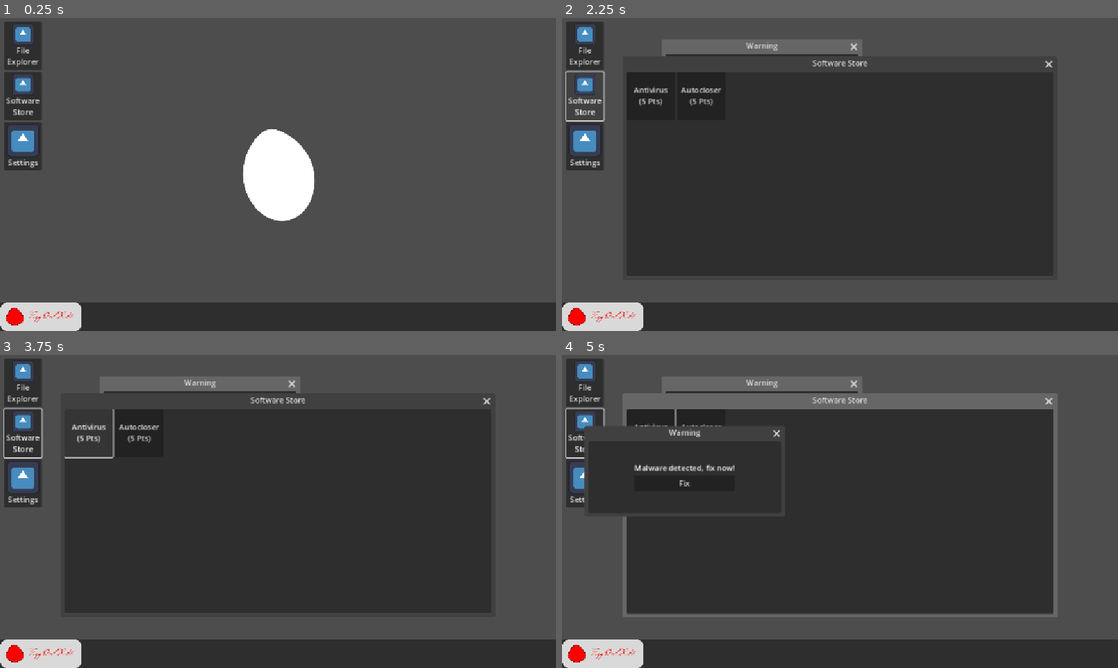
Above: before the commit, frames 1-4 (two rows, left to right).
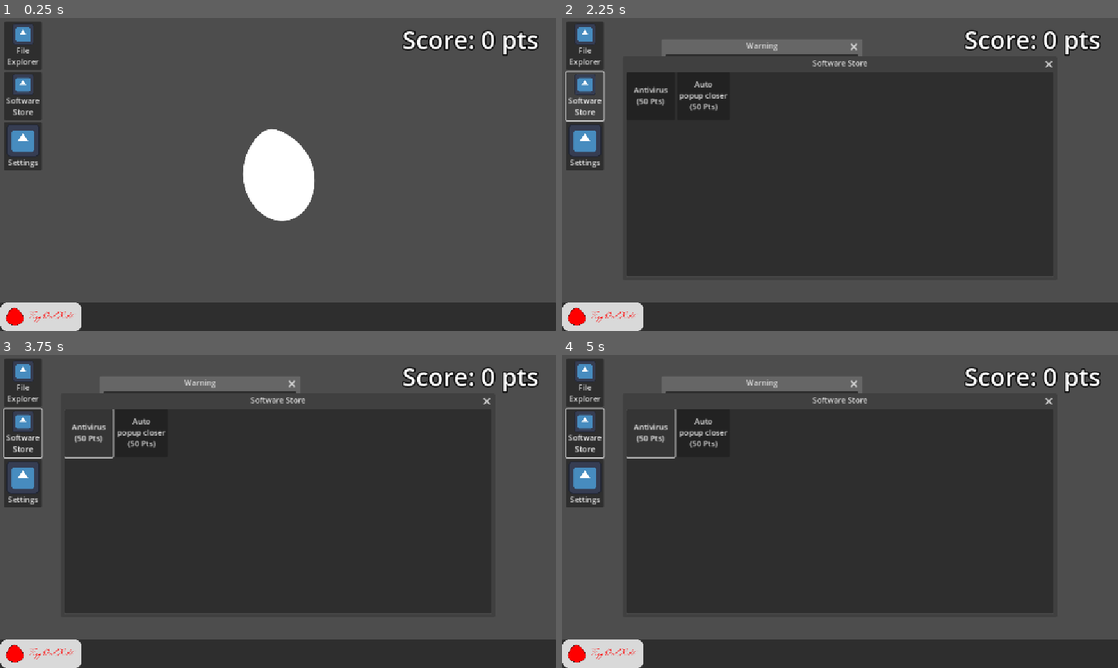
Above: after the commit, the same moments.

Repository: HA-Synchro/VirusControl
Game: Godot game, scene res://scenes/main.tscn
Same seed, same stepped clock (60 frames per second), same inputs: the game is played once before the commit and once after it. The engine's default icon, where the game draws it, is replaced by a stand-in: a white triangle on a blue panel in a dark square.
Inputs (mouse positions are in pixels of both pictures, inside the frame that each line leads up to):
- Up to frame 1 (0.25 s): no input
- Up to frame 2 (2.25 s): click (612, 315) at 0.5 s; click "File Explorer" at 1.25 s; click "Software Store" at 2 s
- Up to frame 3 (3.75 s): click "Fix" at 2.75 s; click (88, 433) at 3.5 s, where only the run before the commit has a clickable "Antivirus (5 Pts)"
- Up to frame 4 (5 s): click (650, 433) at 4.25 s, where only the run after the commit has a clickable "Antivirus (50 Pts)"

The runs differ from the first frame. In frame 1, 0.9% of the frame differs, in the area x 72-97%, y 4-13%; in frame 2, 1.3%; in frame 3, 1.3%; in frame 4, 8.6%, in the area x 4-97%, y 4-84%.

Commit message:
Store Upgrades Draft

Diff:
--- a/project.godot
+++ b/project.godot
@@ -15,6 +15,10 @@
 config/features=PackedStringArray("4.4")
 config/icon="res://icon.svg"
 
+[autoload]
+
+Global="*res://scripts/autoloads/Global.gd"
+
 [display]
 
 window/stretch/mode="canvas_items"
--- a/scenes/main.tscn
+++ b/scenes/main.tscn
@@ -9,6 +9,11 @@
 [ext_resource type="Texture2D" uid="uid://qs0d0i6gckum" path="res://assets/egg-os-rekt-hovered.png" id="4_jyhfs"]
 [ext_resource type="Texture2D" uid="uid://c44lx7uwvcmr3" path="res://assets/egg-os-pressed.png" id="4_tbgi4"]
 [ext_resource type="Texture2D" uid="uid://d3rdiyojb2uu4" path="res://icon.svg" id="6_tefeu"]
+
+[sub_resource type="LabelSettings" id="LabelSettings_85g3d"]
+font_size = 51
+outline_size = 10
+outline_color = Color(0, 0, 0, 1)
 
 [node name="Main" type="Control"]
 layout_mode = 3
@@ -42,12 +47,18 @@
 autostart = true
 
 [node name="SpawnArea" type="ReferenceRect" parent="."]
-visible = false
-layout_mode = 0
-offset_left = 256.0
-offset_top = 192.0
-offset_right = 832.0
-offset_bottom = 448.0
+layout_mode = 1
+anchors_preset = 8
+anchor_left = 0.5
+anchor_top = 0.5
+anchor_right = 0.5
+anchor_bottom = 0.5
+offset_left = -288.0
+offset_top = -128.0
+offset_right = 288.0
+offset_bottom = 128.0
+grow_horizontal = 2
+grow_vertical = 2
 border_color = Color(0.0507812, 0.555054, 1, 1)
 border_width = 4.0
 
@@ -114,6 +125,19 @@
 offset_right = 40.0
 offset_bottom = 40.0
 
+[node name="ScoreLabel" type="Label" parent="."]
+layout_mode = 1
+anchors_preset = 1
+anchor_left = 1.0
+anchor_right = 1.0
+offset_left = -319.0
+offset_top = 8.0
+offset_right = -8.0
+offset_bottom = 78.0
+grow_horizontal = 0
+text = "Score: 00 pts"
+label_settings = SubResource("LabelSettings_85g3d")
+
 [connection signal="timeout" from="WindowSpawnDelay" to="." method="_on_window_spawn_delay_timeout"]
 [connection signal="timeout" from="AutocloseDelay" to="." method="_on_autoclose_delay_timeout"]
 [connection signal="pressed" from="DesktopItems/FileExplorer" to="." method="_on_file_explorer_pressed"]
--- a/scenes/software_store.tscn
+++ b/scenes/software_store.tscn
@@ -21,16 +21,19 @@
 theme_override_constants/v_separation = 5
 columns = 6
 
-[node name="ShopItem" type="Button" parent="PanelContainer/GridContainer"]
+[node name="Antivirus" type="Button" parent="PanelContainer/GridContainer"]
 custom_minimum_size = Vector2(100, 100)
 layout_mode = 2
 text = "Antivirus
-(5 Pts)"
+(50 Pts)"
 
-[node name="ShopItem2" type="Button" parent="PanelContainer/GridContainer"]
+[node name="PopupCloser" type="Button" parent="PanelContainer/GridContainer"]
 custom_minimum_size = Vector2(100, 100)
 layout_mode = 2
-text = "Autocloser
-(5 Pts)"
+text = "Auto
+popup closer
+(50 Pts)"
 
 [connection signal="close_requested" from="." to="." method="_on_close_requested"]
+[connection signal="pressed" from="PanelContainer/GridContainer/Antivirus" to="." method="on_item_clicked" binds= [0, "antivirus_activated"]]
+[connection signal="pressed" from="PanelContainer/GridContainer/PopupCloser" to="." method="on_item_clicked" binds= [1, "autoclose_ability_activated"]]
--- /dev/null
+++ b/scripts/autoloads/Global.gd
@@ -0,0 +1,9 @@
+extends Node
+
+var score: int = 0
+
+var antivirus_activated: bool = false
+var autoclose_ability_activated: bool = false
+
+func increase_score(amount: int) -> void:
+	score += amount
--- a/scripts/error_window.gd
+++ b/scripts/error_window.gd
@@ -7,6 +7,7 @@
 	label.text = error_messages.pick_random()
 
 func close_window() -> void:
+	Global.increase_score(5)
 	var tween = create_tween()
 	tween.tween_property(self, "size", Vector2i.ZERO, 0.1)
 	await tween.finished
--- a/scripts/main.gd
+++ b/scripts/main.gd
@@ -4,21 +4,26 @@
 @export var file_explorer_scene: PackedScene
 @export var software_store_scene: PackedScene
 
-@export var autoclose_activated: bool = false
+var can_spawn_virus: bool = true
 
 @onready var spawn_area: ReferenceRect = $SpawnArea
 @onready var virus_popups: Control = $VirusPopups
 @onready var autoclose_delay: Timer = $AutocloseDelay
+@onready var score_label: Label = $ScoreLabel
+
+func _process(delta: float) -> void:
+	score_label.text = "Score: %d pts" % Global.score
 
 func create_new_window() -> void:
-	var error_window_instance: Window = error_window_scene.instantiate()
-	error_window_instance.size = Vector2.ZERO
-	var random_position_x = randf_range(spawn_area.pivot_offset.x, spawn_area.size.x)
-	var random_position_y = randf_range(spawn_area.pivot_offset.y, spawn_area.size.y)
-	var tween = create_tween()
-	tween.tween_property(error_window_instance, "size", Vector2i(400, 150), 0.1)
-	error_window_instance.position = Vector2(random_position_x, random_position_y)
-	virus_popups.add_child(error_window_instance)
+	if not Global.antivirus_activated:
+		var error_window_instance: Window = error_window_scene.instantiate()
+		error_window_instance.size = Vector2.ZERO
+		var random_position_x = randf_range(spawn_area.pivot_offset.x, spawn_area.size.x)
+		var random_position_y = randf_range(spawn_area.pivot_offset.y, spawn_area.size.y)
+		var tween = create_tween()
+		tween.tween_property(error_window_instance, "size", Vector2i(400, 150), 0.1)
+		error_window_instance.position = Vector2(random_position_x, random_position_y)
+		virus_popups.add_child(error_window_instance)
 
 func remove_popups_automatically() -> void:
 	if virus_popups.get_child_count() > 0:
@@ -44,6 +49,6 @@
 	add_child(software_store_instance)
 
 func _on_autoclose_delay_timeout() -> void:
-	if autoclose_activated:
+	if Global.autoclose_ability_activated:
 		if virus_popups.get_child_count() > 0:
 			virus_popups.get_child(0).close_window()
--- a/scripts/software_store.gd
+++ b/scripts/software_store.gd
@@ -6,3 +6,6 @@
 	tween.tween_property(self, "size", Vector2i.ZERO, 0.1)
 	await tween.finished
 	self.queue_free()
+
+func on_item_clicked(index: int, property: String) -> void:
+	Global[property] = not Global[property]
Not shown: 1 places in scenes/main.tscn that only renumber resources
Not shown, added: scripts/autoloads/Global.gd.uid
